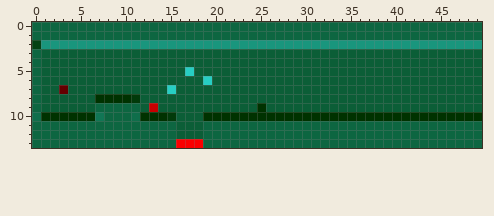
Two states of a pixel-art sprite, res/lvls/1.png. Above is the file before it was changed.
The file is 50x14 pixels. Colours within 5 levels of each other are drawn and written as one.
Now the later version:
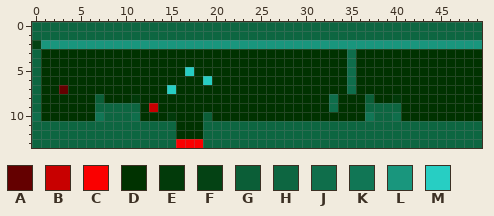
Palette (. is transparent): A #640000  B #c80000  C #fa0000  D #003200  E #023a0a  F #044214  G #0b5e37  H #0d6641  J #0f6e4b  K #117655  L #19967d  M #27cec3
From old to new:
Changed rows in their new state; - is an unchanged pixel.
first column x 1:
 3 DDDDDDDDDDDDDDDDDDDDDDDDDDDDDDDDDDJDDDDDDDDDDDDDD
 4 DDDDDDDDDDDDDDDDDDDDDDDDDDDDDDDDDDJDDDDDDDDDDDDDD
 5 DDDDDDDDDDDDDDDD-DDDDDDDDDDDDDDDDDJDDDDDDDDDDDDDD
 6 DDDDDDDDDDDDDDDDDD-DDDDDDDDDDDDDDDJDDDDDDDDDDDDDD
 7 DD-DDDDDDDDDDD-DDDDDDDDDDDDDDDDDDDJDDDDDDDDDDDDDD
 8 DDDDDDG----DDDDDDDDDDDDDDDDDDDDDJDDD-DDEDDDDDDDDD
 9 DDDDDD-----D-DDDDDDDDDDD-DDDDDDDJDDDHHHHDDDDDDDDD
10 ---------------DDDG-----------------KHHJ---------
11 ---------------DDD-------------------------------
12 ---------------DDD-------------------------------
